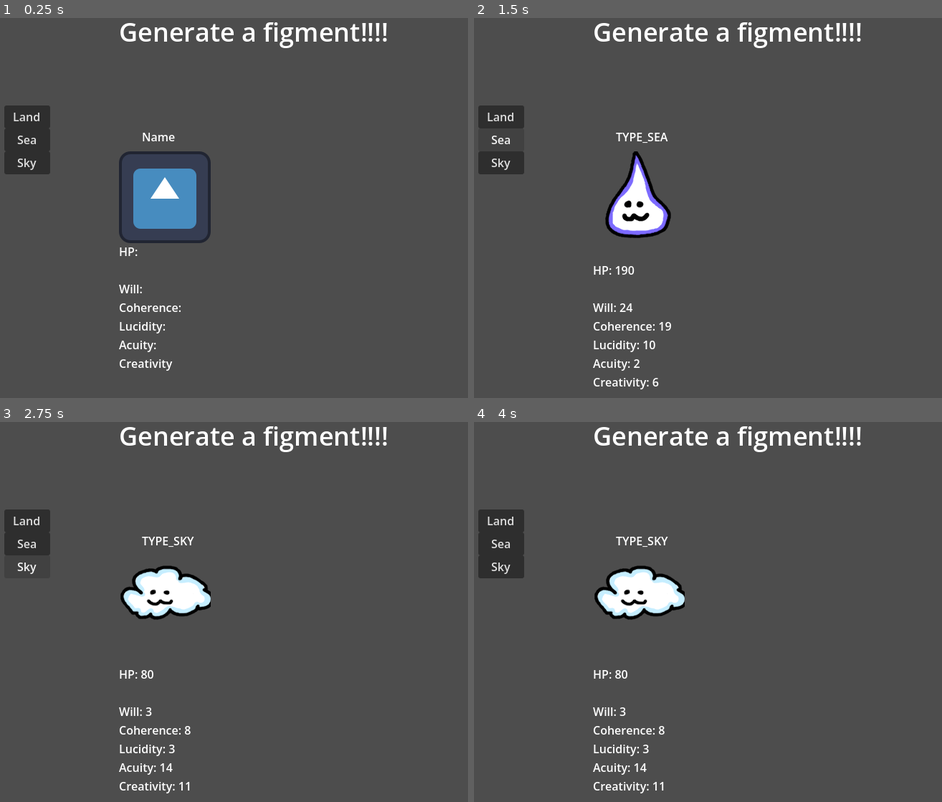
Above: before the commit, frames 1-4 (two rows, left to right).
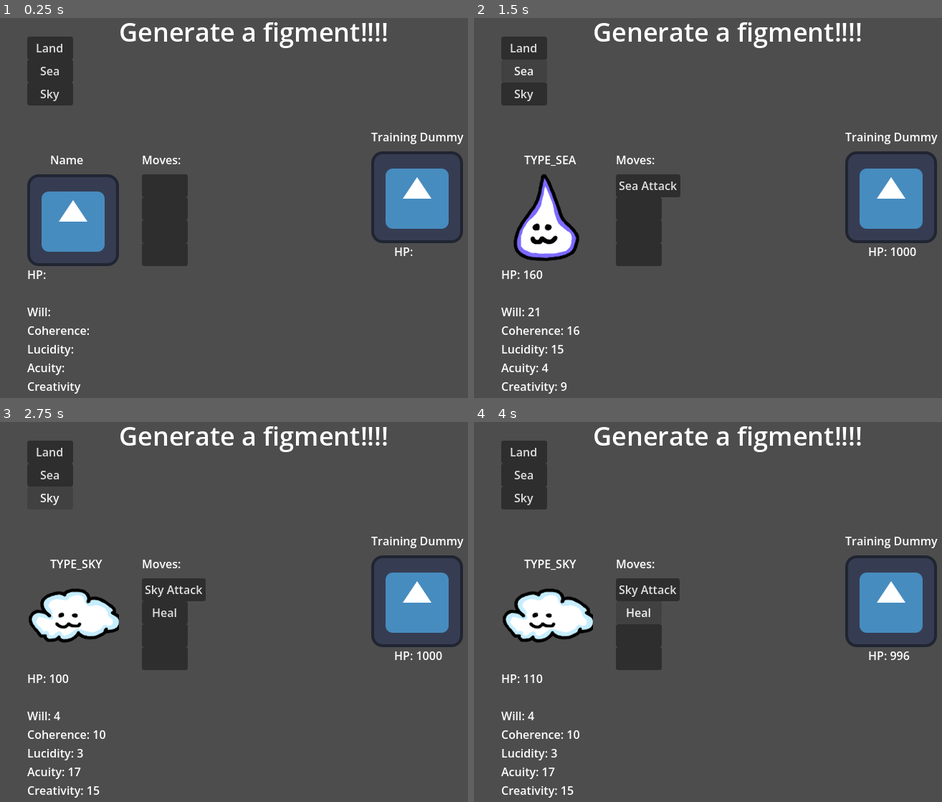
Above: after the commit, the same moments.

Repository: RubeculaBee/dream-catcher
Game: Godot game, scene res://Scenes/Rooms/figment_test.tscn
The game is run twice, just before and just after one commit, with the same random seed, the same clock (stepped at 60 frames per second) and the same inputs. This scene is started directly instead of the project's main scene. The engine's default icon, where the game draws it, is replaced by a stand-in: a white triangle on a blue panel in a dark square.
Inputs (mouse positions are in pixels of both pictures, inside the frame that each line leads up to):
- Up to frame 1 (0.25 s): no input
- Up to frame 2 (1.5 s): click "Land" at 0.5 s; click "Sea" at 1.25 s
- Up to frame 3 (2.75 s): click "Sky" at 2 s
- Up to frame 4 (4 s): click (647, 589) at 2.75 s, where only the run after the commit has a clickable "Sky Attack"; click (637, 612) at 3.5 s, where only the run after the commit has a clickable "Heal"

The runs differ from the first frame. In frame 1, 14% of the frame differs, in the area x 0-100%, y 4-99%; in frame 2, 12%; in frame 3, 12%; in frame 4, 13%.

Commit message:
figment tester complete

Diff:
--- a/Scenes/Rooms/figment_test.tscn
+++ b/Scenes/Rooms/figment_test.tscn
@@ -15,28 +15,28 @@
 text = "Generate a figment!!!!"
 
 [node name="land_button" type="Button" parent="." unique_id=1527296811]
-offset_left = 32.0
-offset_top = 160.0
-offset_right = 96.0
-offset_bottom = 192.0
+offset_left = 64.0
+offset_top = 64.0
+offset_right = 128.0
+offset_bottom = 96.0
 text = "Land"
 
 [node name="sea_button" type="Button" parent="." unique_id=70760151]
-offset_left = 32.0
-offset_top = 192.0
-offset_right = 96.0
-offset_bottom = 224.0
+offset_left = 64.0
+offset_top = 96.0
+offset_right = 128.0
+offset_bottom = 128.0
 text = "Sea"
 
 [node name="sky_button" type="Button" parent="." unique_id=567756807]
-offset_left = 32.0
-offset_top = 224.0
-offset_right = 96.0
-offset_bottom = 256.0
+offset_left = 64.0
+offset_top = 128.0
+offset_right = 128.0
+offset_bottom = 160.0
 text = "Sky"
 
 [node name="Sprite2D" type="Sprite2D" parent="." unique_id=1575745974]
-position = Vector2(256, 288)
+position = Vector2(128, 320)
 texture = ExtResource("2_04ak0")
 
 [node name="Name" type="Label" parent="Sprite2D" unique_id=1140554780]
@@ -58,3 +58,52 @@
 Lucidity:
 Acuity:
 Creativity"
+
+[node name="Moves" type="Label" parent="Sprite2D" unique_id=1008380236]
+offset_left = 96.0
+offset_top = -96.0
+offset_right = 151.0
+offset_bottom = -73.0
+text = "Moves:"
+
+[node name="Move1" type="Button" parent="Sprite2D/Moves" unique_id=331531172]
+layout_mode = 0
+offset_top = 32.0
+offset_right = 64.0
+offset_bottom = 64.0
+
+[node name="Move2" type="Button" parent="Sprite2D/Moves" unique_id=754763902]
+layout_mode = 0
+offset_top = 64.0
+offset_right = 64.0
+offset_bottom = 96.0
+
+[node name="Move3" type="Button" parent="Sprite2D/Moves" unique_id=1057413030]
+layout_mode = 0
+offset_top = 96.0
+offset_right = 64.0
+offset_bottom = 128.0
+
+[node name="Move4" type="Button" parent="Sprite2D/Moves" unique_id=865089721]
+layout_mode = 0
+offset_top = 128.0
+offset_right = 64.0
+offset_bottom = 160.0
+
+[node name="Training Dummy" type="Sprite2D" parent="." unique_id=191415803]
+position = Vector2(608, 288)
+texture = ExtResource("2_04ak0")
+
+[node name="Label" type="Label" parent="Training Dummy" unique_id=1197377537]
+offset_left = -64.0
+offset_top = -96.0
+offset_right = 65.0
+offset_bottom = -73.0
+text = "Training Dummy"
+
+[node name="HP" type="Label" parent="Training Dummy" unique_id=1510532252]
+offset_left = -32.0
+offset_top = 64.0
+offset_right = 8.0
+offset_bottom = 87.0
+text = "HP: "
--- a/Scripts/Figments/figment.gd
+++ b/Scripts/Figments/figment.gd
@@ -8,6 +8,7 @@
 var type1: Type
 var type2: Type
 var stats: Dictionary
+var moves: Array[Move]
 
 var hp: int
 
@@ -19,6 +20,7 @@
 	type1 = bp.type1
 	type2 = bp.type2
 	stats = bp.stats
+	moves = bp.moves
 
 	for stat in bp.stats.values():
 		stat.value = rng.randi_range(stat.minInit, stat.maxInit)
--- a/Scripts/Figments/figmentTester.gd
+++ b/Scripts/Figments/figmentTester.gd
@@ -1,11 +1,15 @@
 extends Node
 
 var figment: Figment
+var dummy: Figment
 
 func _ready():
 	$land_button.pressed.connect(_on_landButton_pressed)
 	$sea_button.pressed.connect(_on_seaButton_pressed)
 	$sky_button.pressed.connect(_on_skyButton_pressed)
+
+	dummy = Figment.new("landTest")
+	dummy.hp = 1000
 
 func _on_landButton_pressed():
 	print("creating land figment...")
@@ -25,8 +29,7 @@
 func updateFigment():
 	$Sprite2D.texture = figment.sprite
 	$Sprite2D/Name.text = figment.speciesName
-	$Sprite2D/Stats.text = "
-	HP: %s
+	$Sprite2D/Stats.text = "HP: %s
 
 	Will: %s
 	Coherence: %s
@@ -40,3 +43,21 @@
 		figment.stats.acuity.value,
 		figment.stats.creativity.value,
 	]
+	for i in range(4):
+		var button: Button = $Sprite2D/Moves.get_child(i)
+
+		for connection in button.pressed.get_connections():
+			button.pressed.disconnect(connection.callable)
+
+		if i < figment.moves.size():
+			button.text = figment.moves[i].title
+			button.pressed.connect(move.bind(i))
+		else:
+			button.text = ""
+
+	$"Training Dummy/HP".text = "HP: %s" % dummy.hp
+
+func move(i: int):
+	if i < figment.moves.size():
+		figment.moves[i].doEffect.call(figment, dummy)
+		updateFigment()
--- a/Scripts/Figments/move.gd
+++ b/Scripts/Figments/move.gd
@@ -16,19 +16,19 @@
 		"Land Attack",
 		0.8,
 		Figment.Type.LAND,
-		func(_user: Figment, target: Figment): print("Land Attack!"); target.hp -= 25
+		func(user: Figment, target: Figment): print("Land Attack!"); target.hp -= (2.5 * user.stats.will.value)
 	),
 	"seaAttack": Move.new(
 		"Sea Attack",
 		0.95,
 		Figment.Type.SEA,
-		func(_user: Figment, target: Figment): print("Sea Attack!"); target.hp -= 15
+		func(user: Figment, target: Figment): print("Sea Attack!"); target.hp -= (1.5 * user.stats.will.value)
 	),
 	"skyAttack": Move.new(
 		"Sky Attack",
 		1,
 		Figment.Type.SKY,
-		func(_user: Figment, target: Figment): print("Sky Attack!"); target.hp -= 10
+		func(user: Figment, target: Figment): print("Sky Attack!"); target.hp -= (1 * user.stats.will.value)
 	),
 	"heal": Move.new(
 		"Heal",
